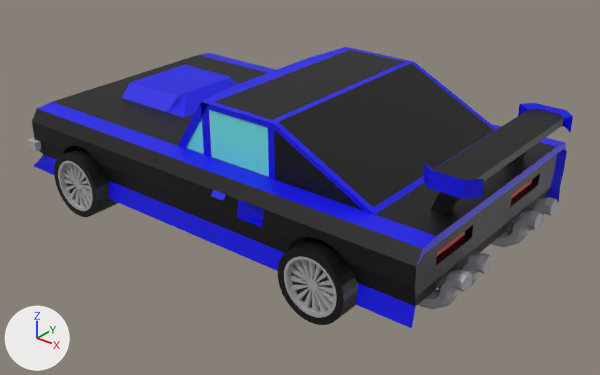
A saved change to the Blender file Assets/Models/car.blend.
The view is the same before and after, from a 50 mm lens placed at (7.66, -8.75, 5.95), pointed at (0.75, -0.11, 0.59). Arrows for +X, +Y and +Z are at lower left; the lights stay in place.

Script lines for the objects in view, before the commit:
```python
ob_back_left_tire = bpy.data.objects.new('back left tire', me_cube_003)
ob_back_left_tire.location = (2.54, -1.95, 0.6)
ob_back_left_tire.scale = (3.0, 2.0, 0.5)
ob_car = bpy.data.objects.new('car', me_cube)
ob_car.location = (0.0, 0.0, 1.0)
ob_car.scale = (3.0, 2.0, 0.5)
ob_front_left_tire = bpy.data.objects.new('front left tire', me_cube_002)
ob_front_left_tire.location = (-1.86, -1.95, 0.6)
ob_front_left_tire.scale = (3.0, 2.0, 0.5)
```
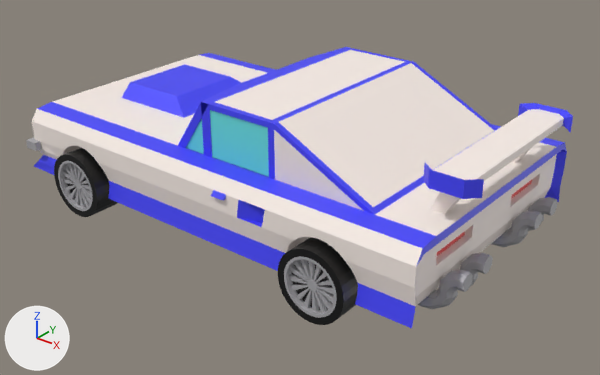
Diff of the bpy script that builds the scene:
```diff
--- a/Assets/Models/car.blend.py
+++ b/Assets/Models/car.blend.py
@@ mat_basecolor1 @@
 mat_basecolor1 = principled_material('basecolor1')
-mat_basecolor1.base_color = (0.0, 0.0, 0.0)  # black #000000
+mat_basecolor1.base_color = (1.0, 0.899, 0.844)  # white #fff3ed
@@ mat_basecolor2 @@
 mat_basecolor2 = principled_material('basecolor2')
-mat_basecolor2.base_color = (0.000787, 0.0, 0.8)  # blue #0300e7
+mat_basecolor2.base_color = (0.0632, 0.0625, 1.0)  # blue #4747ff
```

Boxes [x1, y1, x2, y2] around the edits, measured in the pictures (600 x 375 px):
'car', recoloured: [31, 47, 573, 328] in both
